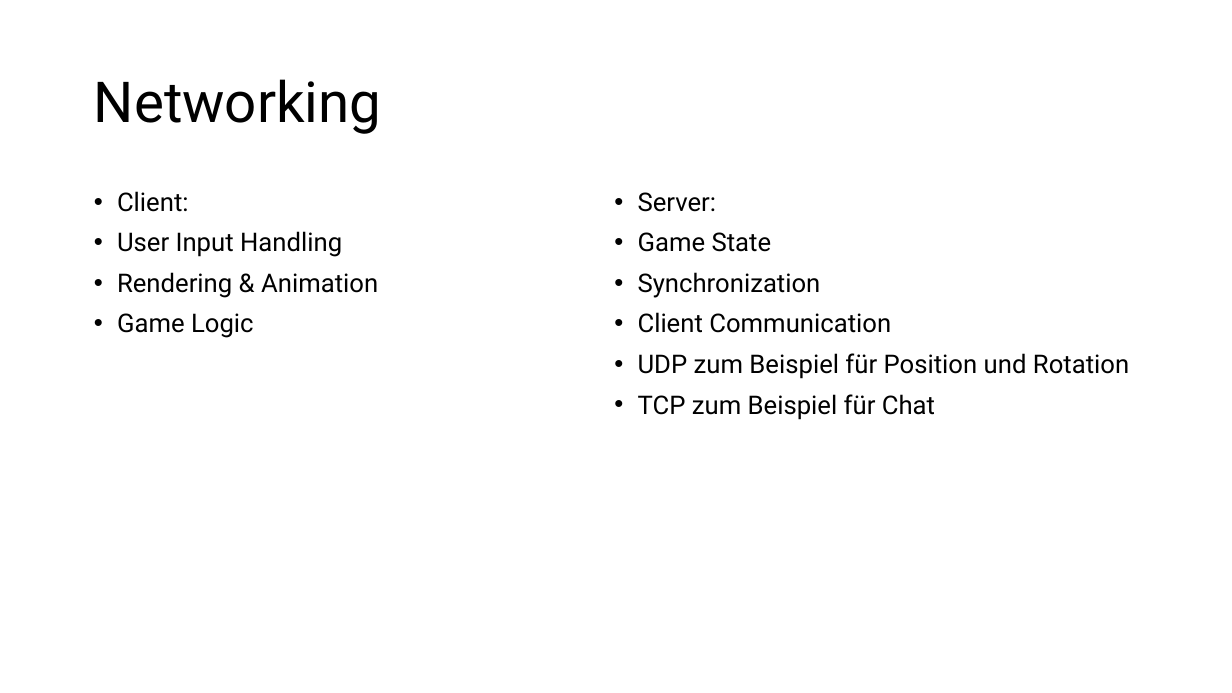
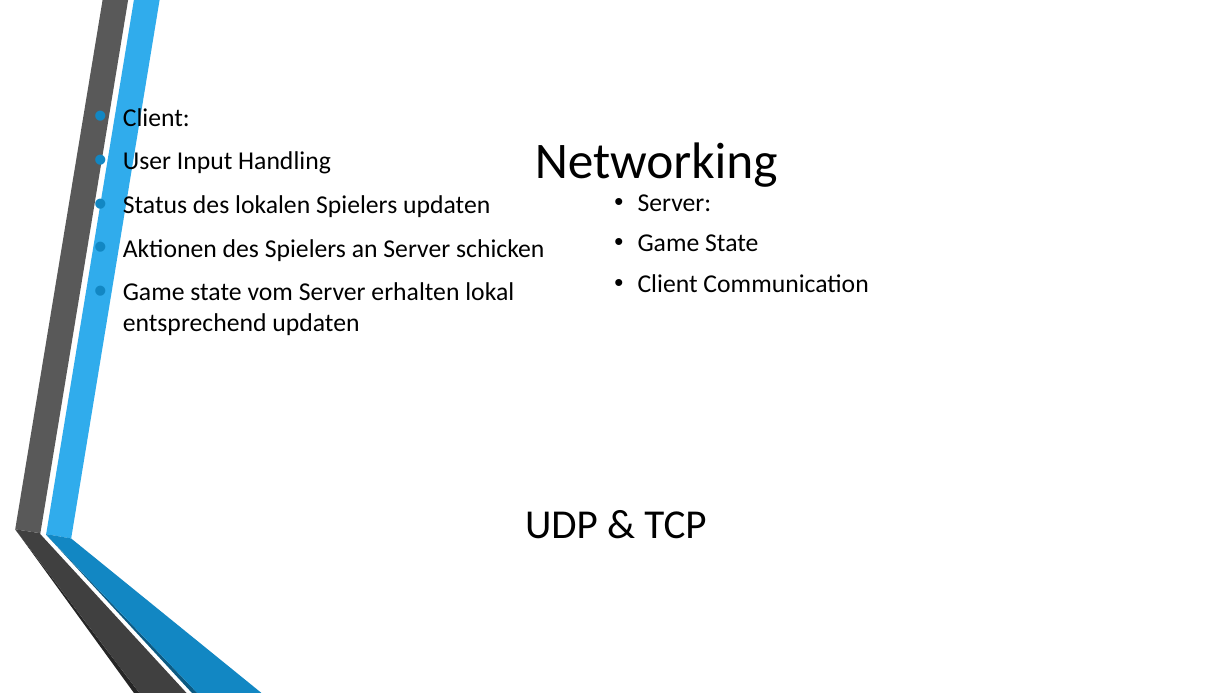
Before and after one commit to verifizieren/iGOAT, a slide deck: slide 5 of Presentation/Gruppe10(Präsentation1).pptx. Drawn at 1232x693 pixels with LibreOffice and Linux fonts; fonts in the diff are those of the drawing; background and template pictures are left out. Boxes give left, top, right and bottom in pixels: in the first picture for what was removed or moved away, otherwise in the second. Text is boxed around its words. In the diff, an @@ line names an element or a change of style, - is before the commit and + after.

Commit message:
update Presentation

```diff
--- a/Presentation/Gruppe10(Präsentation1).pptx
+++ b/Presentation/Gruppe10(Präsentation1).pptx
@@ title "Networking": place and size @@
-title "Networking" at [94,79,381,134]
+title "Networking" at [535,142,778,187]
@@ title "Networking" at [535,142,778,187]: size 44 to 40 pt, font Roboto to Calibri; alignment left to centre; line spacing 0.9 to 1 @@
@@ text "Client:" at [123,105,544,335]: vertical alignment top to middle @@
@@ text at [123,105,331,175]: font Roboto to Calibri in "Client:", "User Input Handling"; indent changed; line spacing 0.9 to 1 @@
@@ text at [123,192,544,335]: text changed; font Roboto to Calibri @@
-• Rendering & Animation
-• Game Logic
+• Status des lokalen Spielers updaten
+• Aktionen des Spielers an Server schicken
+• Game state vom Server erhalten lokal entsprechend updaten
@@ text "Server:" at [638,194,868,293]: font Roboto to Calibri @@
@@ text at [638,272,821,298]: paragraph removed @@
-• Synchronization
@@ text at [638,353,1129,420]: paragraphs removed @@
-• UDP zum Beispiel für Position und Rotation
-• TCP zum Beispiel für Chat
@@ group added at [15,0,262,693]: 6 freeform shapes @@
@@ text added at [525,511,706,539], 32 pt, text #000000 @@
+UDP & TCP
```
Also in this commit, not shown: 7 other slides changed.
